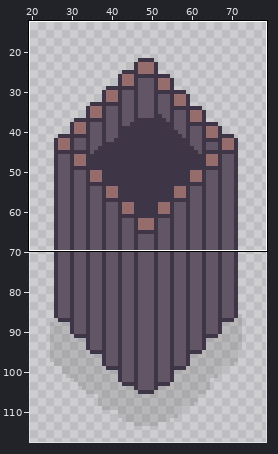
One commit to this sprite sheet: bleed-client/images/palisade.png. Above, an overview of the earlier version with the close-up marked.
Close-up. Before:
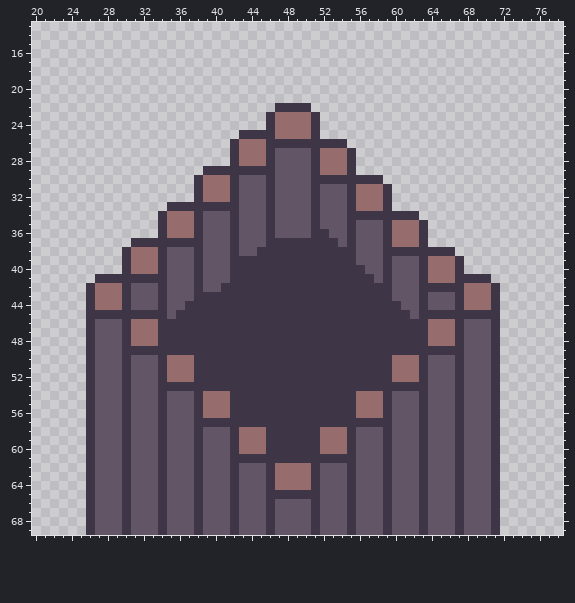
The file is 100x120 pixels. Shown: x 20..78, y 13..69. The wide view leaves out empty margins. The commit also changed other parts of the picture, which this record leaves out.
And afterwards:
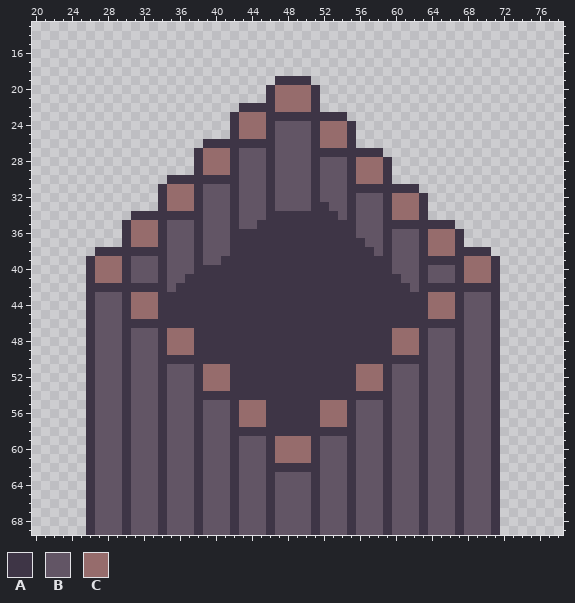
Palette (. is transparent): A #3e3546  B #625565  C #966c6c
Diff:
Changed rows in their new state; - is an unchanged pixel.
first column x 26:
19 ---------------------AAAA---------------------
20 --------------------ACCCCA--------------------
21 --------------------ACCCCA--------------------
22 -----------------AAAACCCCA--------------------
23 ----------------ACCC-AAAA-AAA-----------------
24 ----------------ACCC-BBBB-CCCA----------------
25 ----------------ACCC-BBBB-CCCA----------------
26 -------------AAA-AAA-BBBB-CCCA----------------
27 ------------ACCC-BBB------AAA-AAA-------------
28 ------------ACCC-BBB------BBB-CCCA------------
29 ------------ACCC-BBB------BBB-CCCA------------
30 ---------AAA-AAA----------BBB-CCCA------------
31 --------ACCC-BBB--------------AAA-AAA---------
32 --------ACCC-BBB--------------BBB-CCCA--------
33 --------ACCC-BBB----------A---BBB-CCCA--------
34 -----AAA-AAA---------AAAA-AA--BBB-CCCA--------
35 ----ACCC-BBB-------A-AAAA-AAA-----AAA-AAA-----
36 ----ACCC-BBB-----AAA-AAAA--AA-----BBB-CCCA----
37 ----ACCC-BBB-----AAA--------A-A---BBB-CCCA----
38 -AAA-AAA---------AA-----------AA--BBB-CCCAAAA-
39 ACCC-BBB-------A--------------AAA-----AAA-CCCA
40 ACCC-BBB-----AAA---------------AA-----BBB-CCCA
41 ACCC-BBB---A-AAA----------------A-A---BBB-CCCA
42 -AAA-AAA--AA-AA-------------------AA------AAA-
43 -BBB-CCC-AAA----------------------AAA-CCC-BBB-
44 -BBB-CCC-AA------------------------AA-CCC-BBB-
45 -BBB-CCC-A--------------------------A-CCC-BBB-
46 -----AAA------------------------------AAA-----
47 -----BBB-CCC----------------------CCC-BBB-----
48 -----BBB-CCC----------------------CCC-BBB-----
49 -----BBB-CCC----------------------CCC-BBB-----
50 ---------AAA----------------------AAA---------
51 ---------BBB-CCC--------------CCC-BBB---------
52 ---------BBB-CCC--------------CCC-BBB---------
53 ---------BBB-CCC--------------CCC-BBB---------
54 -------------AAA--------------AAA-------------
55 -------------BBB-CCC------CCC-BBB-------------
56 -------------BBB-CCC------CCC-BBB-------------
57 -------------BBB-CCC------CCC-BBB-------------
58 -----------------AAA------AAA-----------------
59 -----------------BBB-CCCC-BBB-----------------
60 -----------------BBB-CCCC-BBB-----------------
61 -----------------BBB-CCCC-BBB-----------------
62 ---------------------AAAA---------------------
63 ---------------------BBBB---------------------
64 ---------------------BBBB---------------------
65 ---------------------BBBB---------------------
Where, in picture pixels (left, top, right, bottom), the same in both close-ups:
changed: (86, 76, 500, 499)
